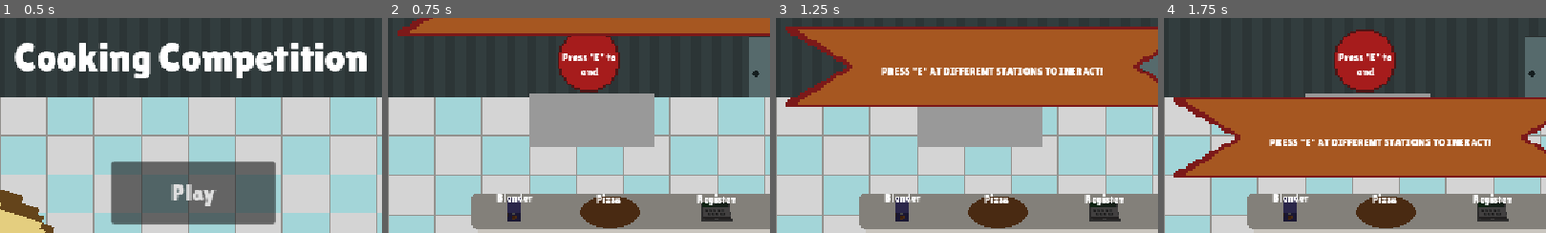
Above: before the commit, frames 1-4 (left to right).
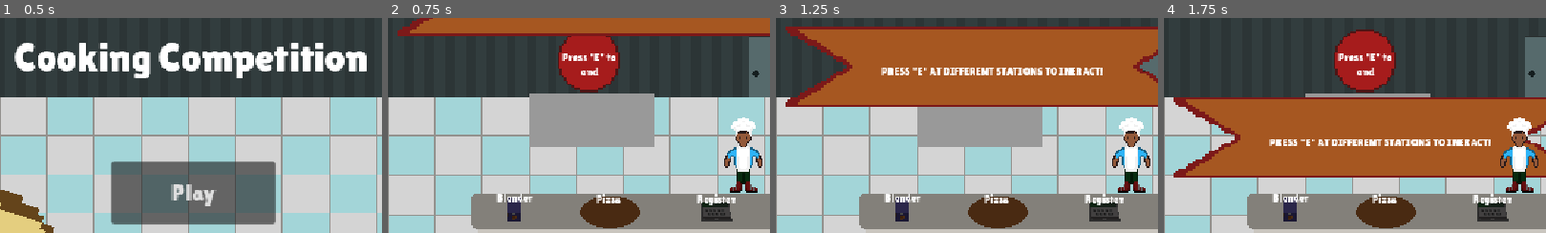
Above: after the commit, the same moments.

Repository: fishygaminglife-del/Cooking-Competition
Game: Godot game, scene res://scenes/home.tscn
The game is run twice, just before and just after one commit, with the same random seed, the same clock (stepped at 60 frames per second) and the same inputs.
Inputs (mouse positions are % of the whole screen's width and height, from its top left):
- Up to frame 1 (0.5 s): no input
- Up to frame 2 (0.75 s): click "Play" at 0.5 s
- Up to frame 3 (1.25 s): no input
- Up to frame 4 (1.75 s): tap E (interact) at 1.25 s; move the mouse to (72, 45) at 1.27 s; hold D (right) from 1.28 s (still down); hold E (interact) from 1.28 s (still down); click (72, 45) at 1.42 s
The pictures show only the part of the screen within x 24-74%, y 0-50%; the shares and areas given below are measured in that part.

Frame 1 is identical in both runs. In frame 2, 1.8% of the frame differs, in the area x 88-98%, y 46-82%; in frame 3, 1.8%; in frame 4, 1.8%.

Commit message:
Added order checking logic
Now orders can be randomized and there needs to be logic for checking if the order is correct, and this took some time due to the many components of the game

Diff:
--- a/cooking-competition/scenes/homescreen.tscn
+++ b/cooking-competition/scenes/homescreen.tscn
@@ -31,6 +31,7 @@
 [ext_resource type="Texture2D" uid="uid://bs78j2kggsgrh" path="res://assets/shelf.png" id="28_510qk"]
 [ext_resource type="Texture2D" uid="uid://d00olhdnaeaem" path="res://assets/order.png" id="29_lxlwg"]
 [ext_resource type="Texture2D" uid="uid://ctyhdumihtrlv" path="res://assets/end.png" id="30_lxlwg"]
+[ext_resource type="Texture2D" uid="uid://elyru4r5vecn" path="res://assets/Cooker.png" id="32_6rla7"]
 
 [sub_resource type="RectangleShape2D" id="RectangleShape2D_7idqh"]
 size = Vector2(1152, 20)
@@ -925,6 +926,11 @@
 vertical_alignment = 1
 uppercase = true
 
+[node name="Cooker" type="Sprite2D" parent="." unique_id=957469076]
+position = Vector2(808, 194)
+scale = Vector2(2.09375, 2.09375)
+texture = ExtResource("32_6rla7")
+
 [connection signal="body_entered" from="chopping" to="." method="_on_chopping_body_entered"]
 [connection signal="body_exited" from="chopping" to="." method="_on_chopping_body_exited"]
 [connection signal="body_entered" from="mixing" to="." method="_on_mixing_body_entered"]
--- a/cooking-competition/scripts/homescreen.gd
+++ b/cooking-competition/scripts/homescreen.gd
@@ -1,11 +1,23 @@
 extends Node2D
-
+var rand_drink = 0
+var rand_coff = 0
+var rand_pizza = 0
+var	rand_peperoni = 0
+var	rand_onion = 0
+var	rand_cheese = 0
+var drink = false
+var coffe = false
+var pizza = false
+var peperonia = false
+var cheese = false
+var onion = false
 var orders = 0
 var area = 0
 var time = 0
 func _ready() -> void:
 	orders = 0
 	time = 0
+	random()
 	$smoothie2.text = 'Press "E" at different stations to ineract!'
 	$AnimationPlayer.play("banner_move")
 	$CuttingUI.visible = false
@@ -22,10 +34,102 @@
 	area = 0
 func _process(delta) -> void:
 	time += delta
+func random():
+	rand_drink = randi_range(0,1)
+	rand_coff = randi_range(0,1)
+	rand_pizza = randi_range(0,1)
+	rand_onion = randi_range(0,1)
+	rand_peperoni = randi_range(0,1)
+	rand_cheese = randi_range(0,1)
+	if rand_drink == 1:
+		print(rand_drink)
+	elif rand_drink == 0:
+		print(rand_drink)
+	if rand_coff == 1:
+		print(rand_coff)
+	elif rand_coff == 0:
+		print(rand_coff)
+	if rand_pizza == 1:
+		print(rand_pizza)
+	elif rand_pizza == 0:
+		print(rand_pizza)
+	if rand_peperoni == 1:
+		print(rand_peperoni)
+	elif rand_peperoni == 0:
+		print(rand_peperoni)
+	if rand_onion == 1:
+		print(rand_onion)
+	elif rand_onion == 0:
+		print(rand_onion)
+	if rand_cheese == 1:
+		print(rand_cheese)
+	elif rand_cheese == 0:
+		print(rand_cheese)
+func check_randi():
+	if rand_drink == 1:
+		if 	$FruitSmoothie.visible == true:
+			drink = true
+		else:
+			drink = false
+	elif rand_drink == 0:
+		if 	$FruitSmoothie.visible == true:
+			drink = false
+		else:
+			drink = true
+	if rand_coff == 1:
+		if 	$Coffe.visible == true:
+			coffe = true
+		else:
+			coffe = false
+	elif rand_coff == 0:
+		if 	$Coffe.visible == true:
+			coffe = false
+		else:
+			coffe = true
+	if rand_pizza == 1:
+		if 	$Cookedpizza.visible == true:
+			pizza = true
+			if rand_peperoni == 1:
+				if $Peperoniaonpizza.visible == true:
+					peperonia = true
+				else:
+					peperonia = false
+			elif rand_peperoni == 0:
+				if $Peperoniaonpizza.visible == true:
+					peperonia = false
+				else:
+					peperonia = true
+			if rand_cheese == 1:
+				if $Cookedcheesepiza.visible == true:
+					cheese = true
+				else:
+					cheese = false
+			elif rand_cheese == 0:
+				if $Cookedcheesepiza.visible == true:
+					cheese = false
+				else:
+					cheese = true
+			if rand_onion == 1:
+				if $Oniononpizza.visible == true:
+					onion = true
+				else:
+					onion = false
+			elif rand_onion == 0:
+				if $Oniononpizza.visible == true:
+					onion = false
+				else:
+					onion = true
+		else:
+			pizza = false
 
+	elif rand_pizza == 0:
+		if 	$Cookedpizza.visible == true:
+			pizza = false
+	if drink and coffe and pizza and onion and peperonia and cheese:
+		print("all good")
 func _input(event):
 	if event.is_action_pressed("interact"):
-		print(area)
+		#print(area)
 		if area == 1:
 			if not $FruitSmoothie.visible and not $Smoothie.visible:
 				$Node2D.SPEED = 0
@@ -61,35 +165,35 @@
 			$Coffe.visible = true
 			$audio/coffemake.stream_paused = true
 		elif area == 5:
-			$pizza2.text = ""
-			$smoothie2.text = ""
-			$coffe2.text = ""
-			if not $Cookedpizza.visible:
-				if not $Pizza.visible:
-					$pizza2.text = "Get Pizza"
-				else:
-					$pizza2.text = "Cook Pizza"
-			if not $Smoothie.visible:
-				if not $FruitSmoothie.visible:
-					$smoothie2.text = "Chop Vegetables"
-				else:
-					$smoothie2.text = "Mix Vegetables"
-			if not $Coffe.visible:
-				$coffe2.text = "Brew Coffe"
-
-			if 	$Cookedpizza.visible and $Coffe.visible and $Smoothie.visible:
-				$pizza2.text = ""
-				$coffe2.text = ""
-				$smoothie2.text = "Completed"
-				$coffe2.text = "Send the order at the register, then make a new one!"
-				$PackedOrder.visible = true
-				$Cookedpizza.visible = false
-				$Cookedcheesepiza.visible = false
-				$Oniononpizza.visible = false
-				$Peperoniaonpizza.visible = false
-				$Smoothie.visible = false
-				$Coffe.visible = false
-				orders += 1
+			#$pizza2.text = ""
+			#$smoothie2.text = ""
+			#$coffe2.text = ""
+			#if not $Cookedpizza.visible:
+				#if not $Pizza.visible:
+					#$pizza2.text = "Get Pizza"
+				#else:
+					#$pizza2.text = "Cook Pizza"
+			#if not $Smoothie.visible:
+				#if not $FruitSmoothie.visible:
+					#$smoothie2.text = "Chop Vegetables"
+				#else:
+					#$smoothie2.text = "Mix Vegetables"
+			#if not $Coffe.visible:
+				#$coffe2.text = "Brew Coffe"
+			#
+			#if 	$Cookedpizza.visible and $Coffe.visible and $Smoothie.visible:
+				#$pizza2.text = ""
+				#$coffe2.text = ""
+				#$smoothie2.text = "Completed"
+				#$coffe2.text = "Send the order at the register, then make a new one!"
+			check_randi()
+			$PackedOrder.visible = true
+			$Cookedpizza.visible = false
+			$Cookedcheesepiza.visible = false
+			$Oniononpizza.visible = false
+			$Peperoniaonpizza.visible = false
+			$Smoothie.visible = false
+			$Coffe.visible = false
 			$AnimationPlayer.play("banner_move")
 		elif area == 6:
 			if $Pizza.visible == true:
@@ -103,7 +207,8 @@
 					$Cookedcheesepiza.visible = true
 				$Cheeseonpizza.visible = false
 		elif area == 7:
-			if $PackedOrder.visible:
+			if $PackedOrder.visible and drink and coffe and pizza and onion and peperonia and cheese:
+				orders += 1
 				if orders == 1:
 					$Shelforder/Order.visible = true
 				elif orders == 2:
@@ -124,7 +229,10 @@
 					$AnimationPlayer.play("banner_move")
 					await $AnimationPlayer.animation_finished
 					get_tree().change_scene_to_file("res://scenes/end.tscn")
+			else:
+				print("all bad")
 			$PackedOrder.visible = false
+
 		elif area == 8:
 			Global.time = time
 			Global.orders = orders
@@ -208,23 +316,15 @@
 func _on_bake_body_exited(body: Node2D) -> void:
 	$bake/bakee.visible = false
 	area = 0
-
-
 func _on_shelveorder_body_entered(body: Node2D) -> void:
 	if body.is_in_group("player"):
 		$shelveorder/shipee.visible = true
 		area = 7
-
-
 func _on_shelveorder_body_exited(body: Node2D) -> void:
 	$shelveorder/shipee.visible = false
 	area = 0
-
-
 func _on_end_body_entered(body: Node2D) -> void:
 	if body.is_in_group("player"):
 		area = 8
-
-
 func _on_end_body_exited(body: Node2D) -> void:
 	area = 0
